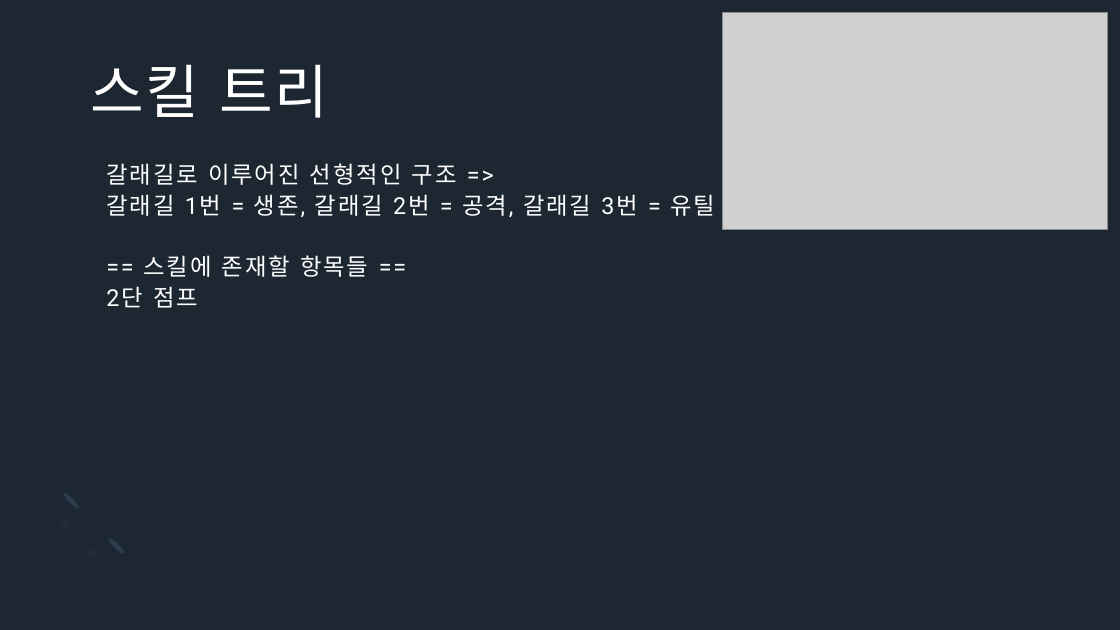
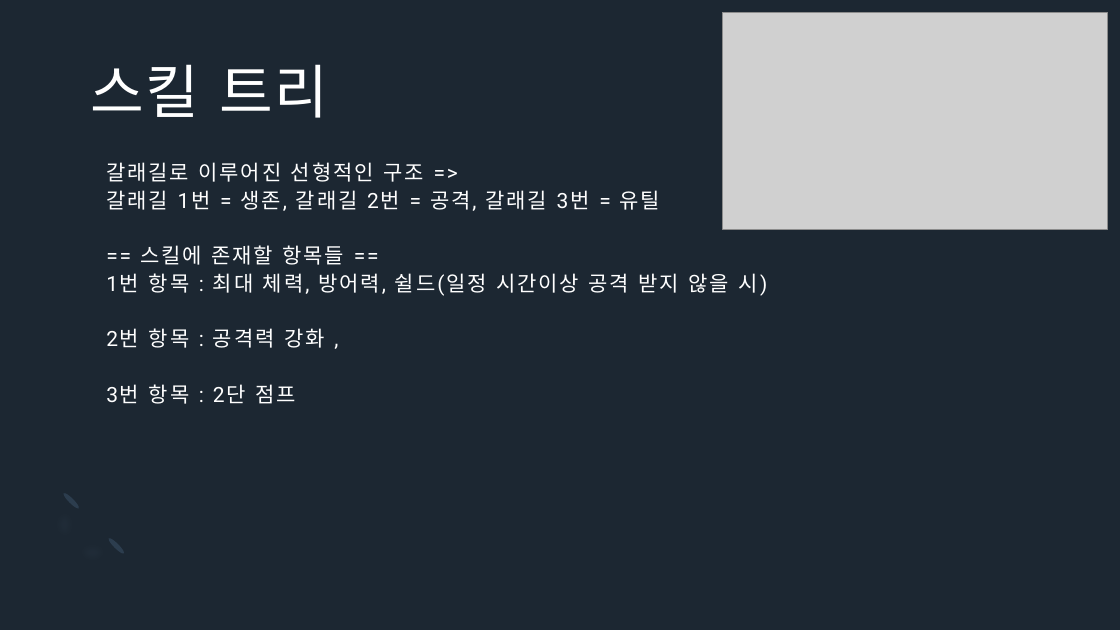
Before and after one commit to Icloy/2D_Roguelike, a slide deck: slide 14 of 기획서.pptx. Drawn at 1120x630 pixels with LibreOffice and Linux fonts; fonts in the diff are those of the drawing; grey boxes stand for pictures. Boxes give left, top, right and bottom in pixels: in the first picture for what was removed or moved away, otherwise in the second. Text is boxed around its words. In the diff, an @@ line names an element or a change of style, - is before the commit and + after.

```diff
--- a/기획서.pptx
+++ b/기획서.pptx
@@ title at (106, 162, 758, 404): text changed; size 20 to 18 pt @@
-갈래길로 이루어진 선형적인 구조 =>
-갈래길 1번 = 생존, 갈래길 2번 = 공격, 갈래길 3번 = 유틸
-== 스킬에 존재할 항목들 ==
-2단 점프
+갈래길로 이루어진 선형적인 구조 =>
+갈래길 1번 = 생존, 갈래길 2번 = 공격, 갈래길 3번 = 유틸
+== 스킬에 존재할 항목들 ==
+1번 항목 : 최대 체력, 방어력, 쉴드(일정 시간이상 공격 받지 않을 시)
+2번 항목 : 공격력 강화 ,
+3번 항목 : 2단 점프
```
Also in this commit, not shown: 6 other slides changed.
